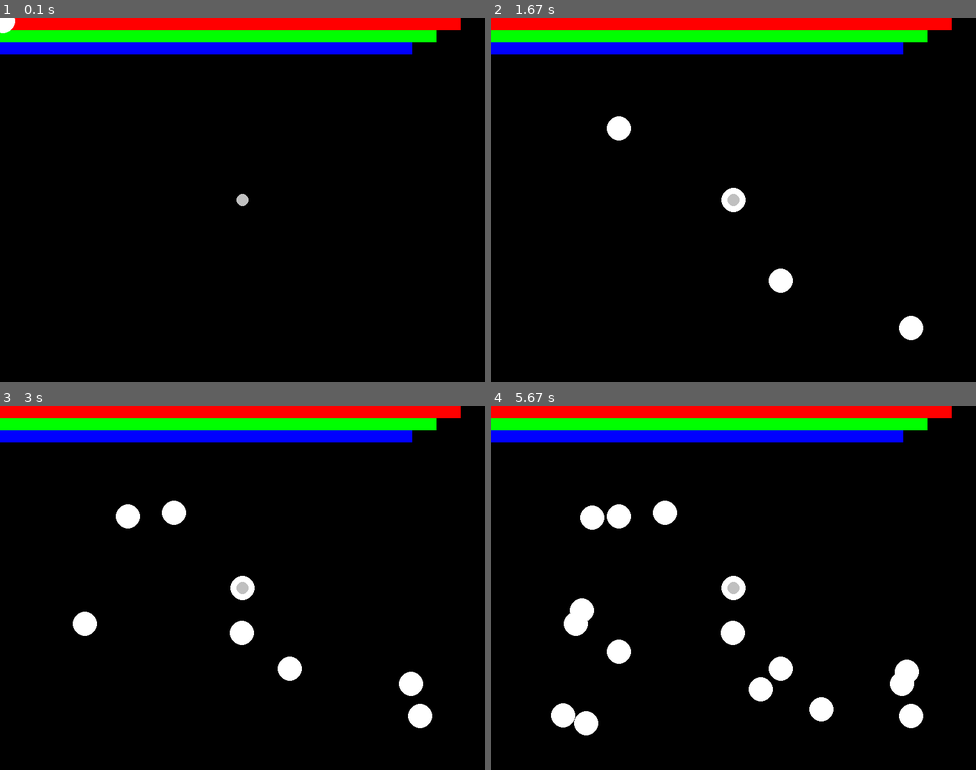
Above: before the commit, frames 1-4 (two rows, left to right).
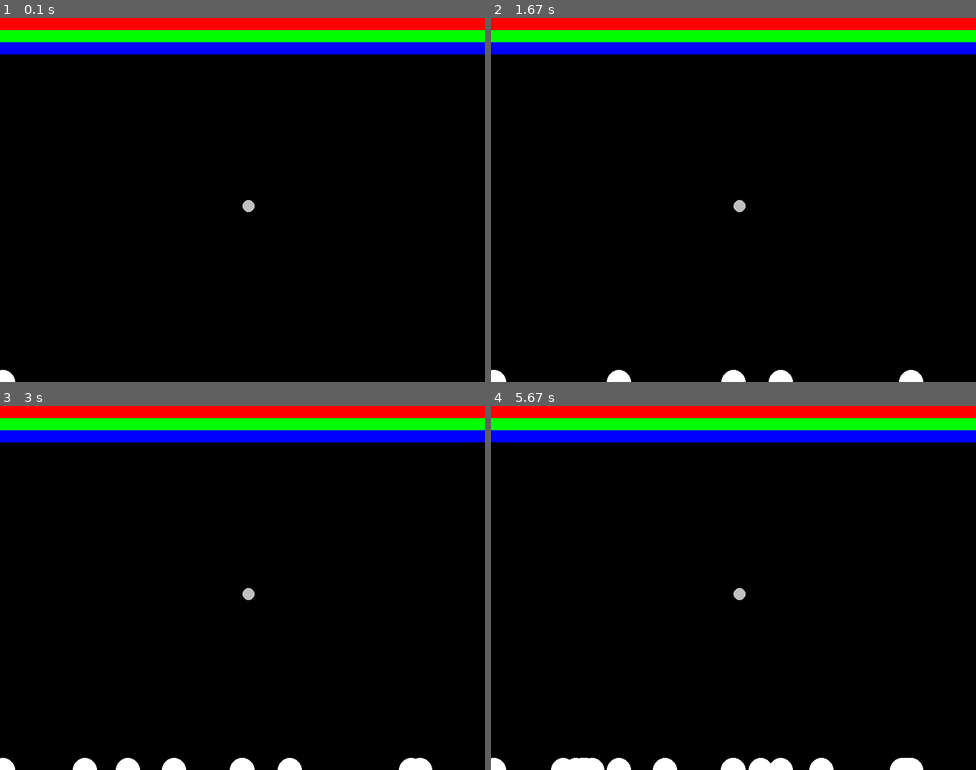
Above: after the commit, the same moments.

Repository: OpusMag/INF-1400
Game: pygame game, started from Assignment 1/breakout.py
The game is run twice, just before and just after one commit, with the same random seed, the same clock (stepped at 60 frames per second) and the same inputs.
Inputs (mouse positions are in pixels of both pictures, inside the frame that each line leads up to):
- Up to frame 1 (0.1 s): no input
- Up to frame 2 (1.67 s): click (733, 200) at 0.38 s; click (782, 280) at 0.72 s; click (912, 327) at 1.05 s; click (617, 127) at 1.38 s
- Up to frame 3 (3 s): click (242, 631) at 1.72 s; click (174, 511) at 2.05 s; click (412, 682) at 2.38 s; click (87, 624) at 2.72 s
- Up to frame 4 (5.67 s): click (592, 518) at 3.05 s; click (617, 653) at 3.38 s; click (908, 671) at 3.72 s; click (588, 722) at 4.05 s; click (583, 609) at 4.38 s; click (762, 689) at 4.72 s; click (820, 708) at 5.05 s; click (563, 715) at 5.38 s

The runs differ from the first frame. In frame 1, 1.3% of the frame differs, in the area x 0-100%, y 0-100%; in frame 2, 2.6%; in frame 3, 4.0%; in frame 4, 6.3%.

Commit message:
Runs, but ball doesn't move

Diff:
--- a/Assignment 1/breakout.py
+++ b/Assignment 1/breakout.py
@@ -74,31 +74,32 @@
 
 class Breakout:
 
-
-    #brick_ob.draw_bricks()
-
     def game_loop(self):
         pygame.init()
         screen = pygame.display.set_mode((800, 600), 0, 32)
         pygame.display.set_caption('Breakout')
         clock = pygame.time.Clock()
         rows = 3
-        columns = 19
+        columns = 22
 
         running = True
         while running:
             for event in pygame.event.get():
                 if event.type == pygame.QUIT:
                     running = False
+            #lag objekter
             brick_ob = Brick()
+            ball_ob = Ball()
+            paddle_ob = Paddle()
+            #flytt objekter
+            paddle_ob.move_paddle()
+            ball_ob.move_ball()
+            #tegn objekter
             brick_ob.create_bricks(rows, columns)
             brick_ob.draw_bricks(screen)
-            ball_ob = Ball()
             ball_ob.draw_ball(screen)
-            ball_ob.move_ball()
-            paddle_ob = Paddle()
-            #paddle_ob.draw_paddle(screen)
-            paddle_ob.move_paddle(screen)
+            paddle_ob.draw_paddle(screen)
+
             pygame.display.update()
             clock.tick(60)
         pygame.quit()
@@ -156,28 +157,36 @@
         self.paddle_radius = 20
         self.paddle_speed = [10, 10]
 
-    def move_paddle(self, screen):
+    def move_paddle(self):
         paddle_pos = pygame.mouse.get_pos()
         self.paddle_pos_x = paddle_pos[0]
-        self.paddle_pos_y = paddle_pos[1]
-        pygame.draw.circle(screen, (255, 255, 255), (round(self.paddle_pos_x), round(self.paddle_pos_y)), self.paddle_radius)
-        pygame.display.update()
-
-    #def draw_paddle(self, screen):
+        self.paddle_pos_y = 600
+        #pygame.display.update()
+
+    def draw_paddle(self, screen):
         #circle = pygame.circle(self.paddle_radius, self.paddle_pos_x, self.paddle_pos_y)
         #pygame.draw.circle(screen, (255, 255, 255), (round(self.paddle_pos_x), round(self.paddle_pos_y)), self.paddle_radius)
+        pygame.draw.circle(screen, (255, 255, 255), (int(self.paddle_pos_x), int(self.paddle_pos_y)), self.paddle_radius)
 
 #class and methods for the ball
 class Ball:
     def __init__(self):
         self.ball_pos_x = 400
         self.ball_pos_y = 300
+        self.ball_speed = [10, 10]
         self.ball_radius = 10
-        self.ball_speed = [20, 20]
 
     def move_ball(self):
         self.ball_pos_x += self.ball_speed[0]
         self.ball_pos_y += self.ball_speed[1]
+
+
+    def draw_ball(self, screen):
+        #pygame.draw.crcle((screen), (192, 192, 192), (self.ball_pos_x, self.ball_pos_y), self.ball_radius)
+        pygame.draw.circle(screen, (192, 192, 192),
+                           (int(self.ball_pos_x),
+                           int(self.ball_pos_y)),
+                           self.ball_radius)
 
     def collision_paddle(impulse, paddle_pos_x, paddle_pos_y, paddle_radius, ball_pos, ball_radius, ball_speed):
         #tests and handles intersections between paddle and ball
@@ -203,10 +212,7 @@
             ball_speed = ball_speed * -1
             del brick
 
-    def draw_ball(self, screen):
-        self.screen = screen
-        #circle = pygame.Circle(self.ball_radius, self.ball_pos, self.ball_speed)
-        pygame.draw.circle((screen), (192, 192, 192), (self.ball_pos_x, self.ball_pos_y), self.ball_radius)
+
 
 if __name__ == '__main__':
     br = Breakout()
